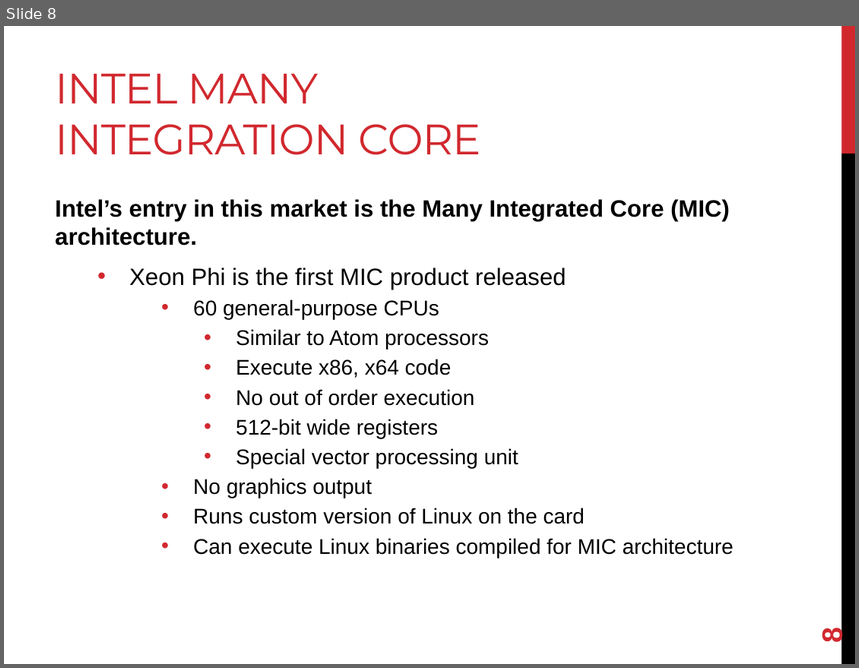
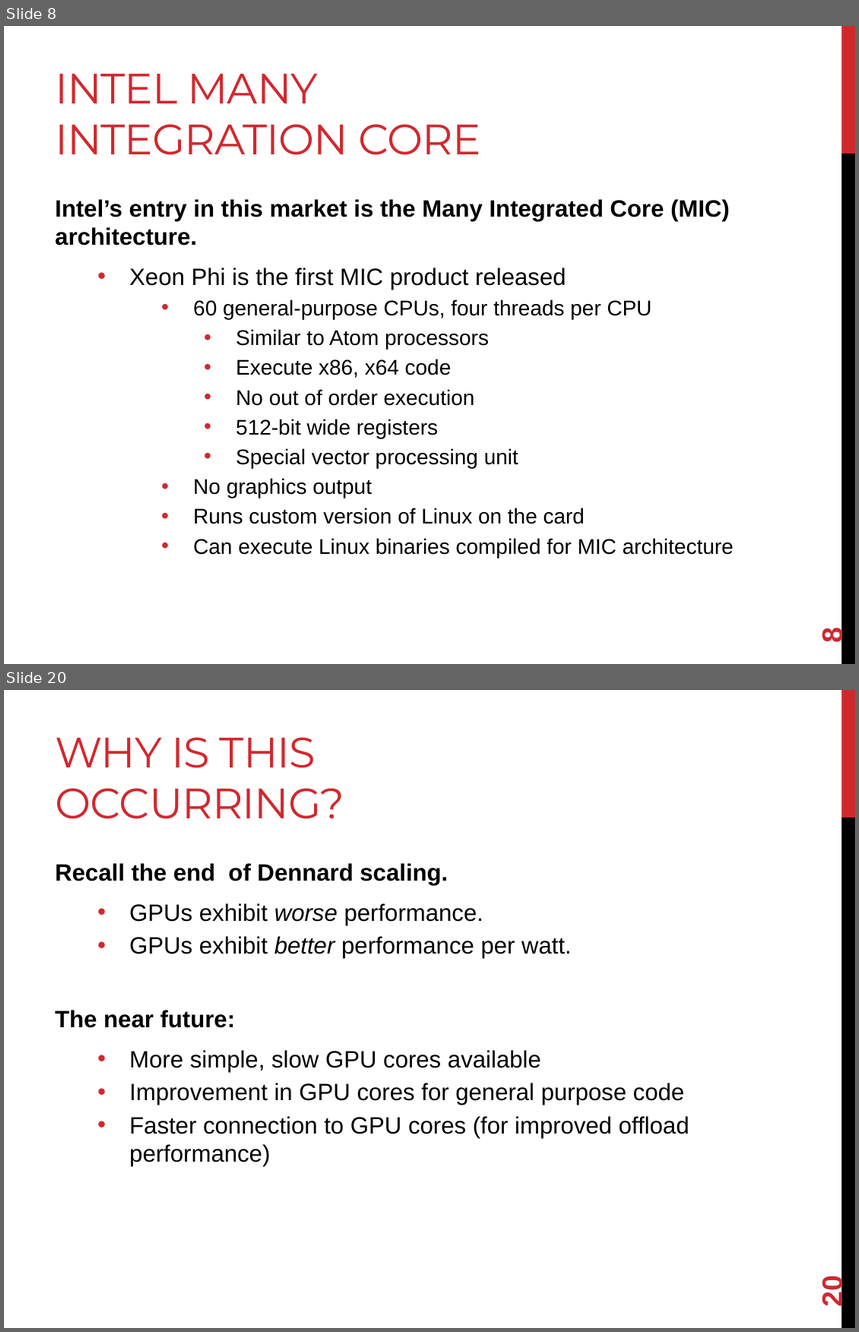
Before and after one commit to joshpeterson/DevelopingConcurrentSoftware, a slide deck: Lectures/Hybrid Concurrency/Hybrid Concurrency.pptx. Shown one above the other, each under a label of ours: slide 8 before the commit, slides 8 and 20 after it; the slides between them are not shown. The pictures are 859x668 and 859x1332 pixels, drawn with LibreOffice and Linux fonts; fonts in the diff are those of the drawing. Boxes give left, top, right and bottom in pixels: in the first picture for what was removed or moved away, otherwise in the second. Text is boxed around its words. In the diff, an @@ line names an element or a change of style, - is before the commit and + after.

```diff
--- a/Lectures/Hybrid Concurrency/Hybrid Concurrency.pptx
+++ b/Lectures/Hybrid Concurrency/Hybrid Concurrency.pptx
@@ slide 20 added at (x1=4, y1=690, x2=855, y2=1328), background #FFFFFF; not listed: 2 template elements that a slide beside it also shows @@
@@ title added at (x1=55, y1=737, x2=344, y2=819), 36 pt, text #D1282E @@
+WHY IS THIS OCCURRING?
@@ text added at (x1=55, y1=863, x2=690, y2=1167), 20 pt, text #000000 @@
+Recall the end of Dennard scaling.
+  • GPUs exhibit worse performance.
+  • GPUs exhibit better performance per watt.
+The near future:
+  • More simple, slow GPU cores available
+  • Improvement in GPU cores for general purpose code
+  • Faster connection to GPU cores (for improved offload performance)
@@ page number added at (x1=816, y1=1279, x2=848, y2=1306), 24 pt, text #D1282E, bold @@
+20
@@ slide 8 changed as well @@
@@ text at (x1=193, y1=300, x2=652, y2=319): text changed @@
-    • 60 general-purpose CPUs
+    • 60 general-purpose CPUs, four threads per CPU
```
Also in this commit, not shown: 2 other slides changed, 11 other slides added.
